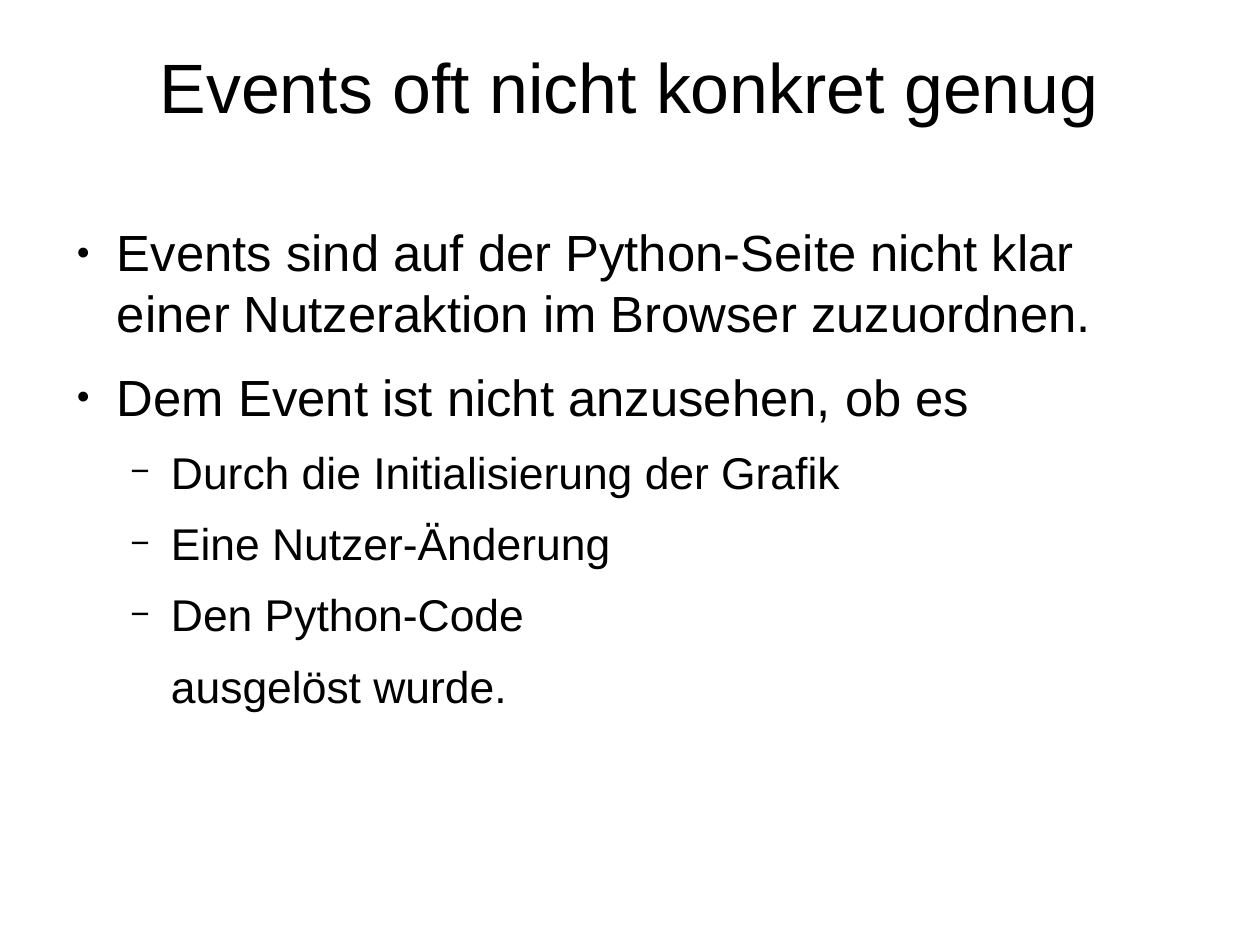
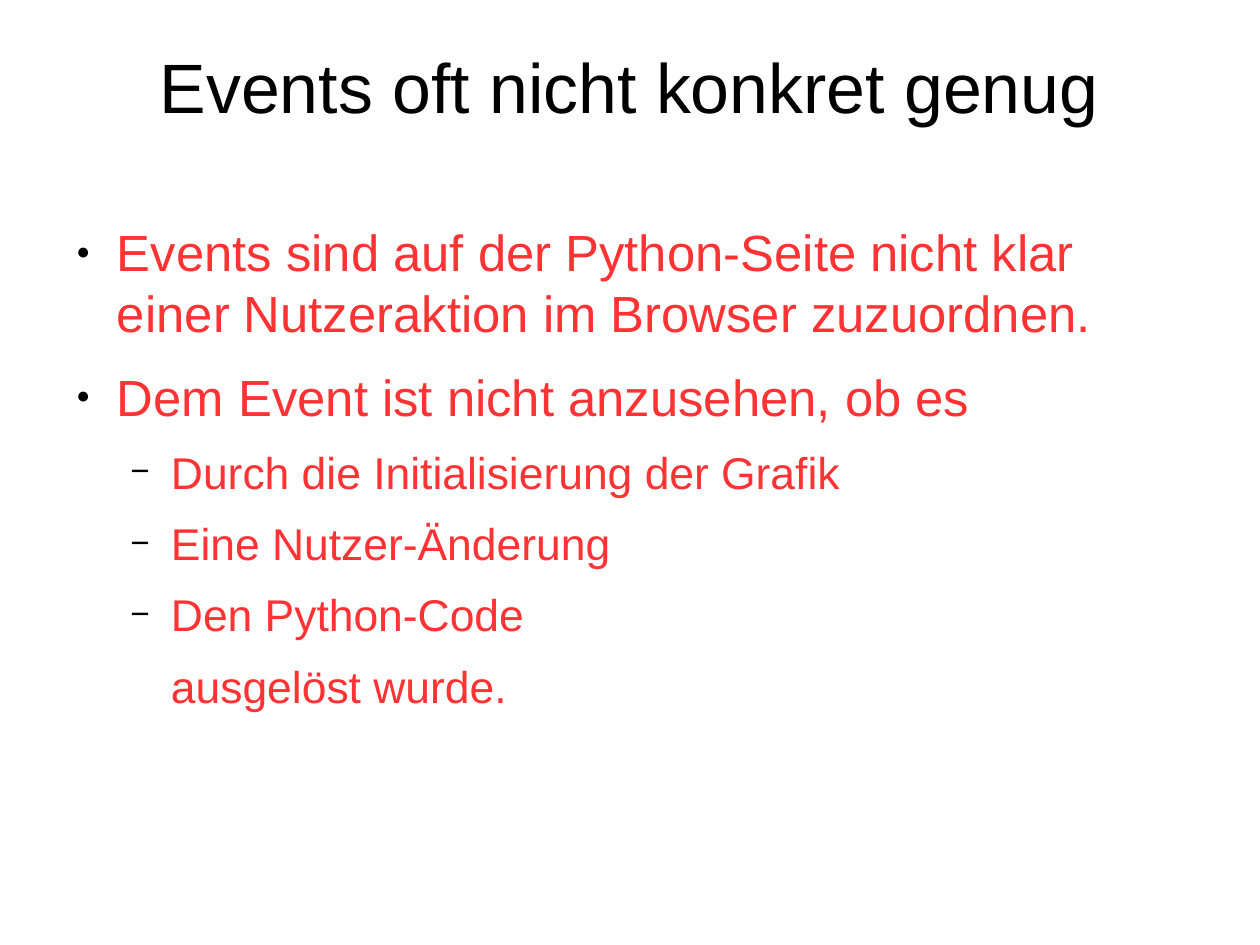
Before and after one commit to Inqbus/python_summit, a slide deck: slide 68 of vortrag/bokeh_sandra.odp (slide 65 before the commit). Drawn at 1260x945 pixels with LibreOffice and Linux fonts; fonts in the diff are those of the drawing. Boxes give left, top, right and bottom in pixels: in the first picture for what was removed or moved away, otherwise in the second. Text is boxed around its words. In the diff, an @@ line names an element or a change of style, - is before the commit and + after.

```diff
--- a/vortrag/bokeh_sandra.odp
+++ b/vortrag/bokeh_sandra.odp
@@ text "Events sind auf der Python-Seite ..." at (x1=117, y1=234, x2=1091, y2=712): text colour #000000 to #FF3333 @@
```
Also in this commit, not shown: 7 other slides changed, 3 slides added, 3 other files.
